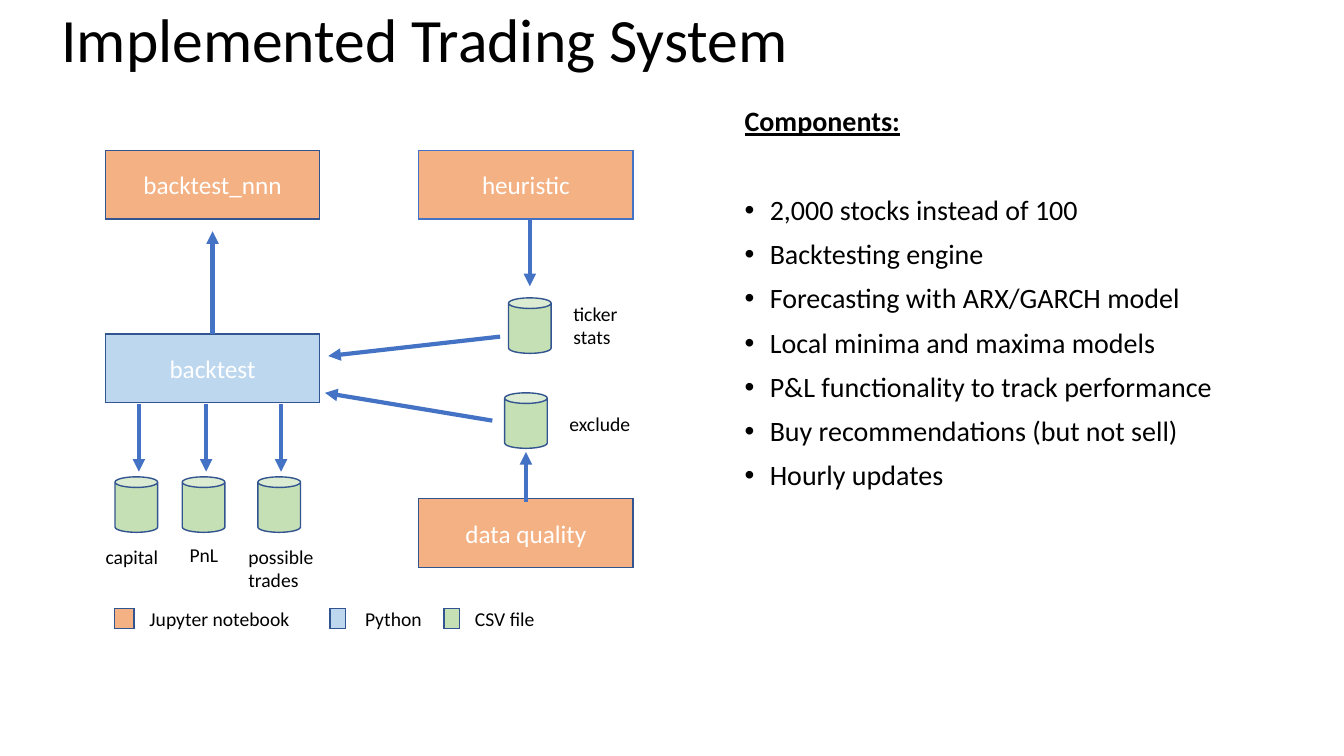
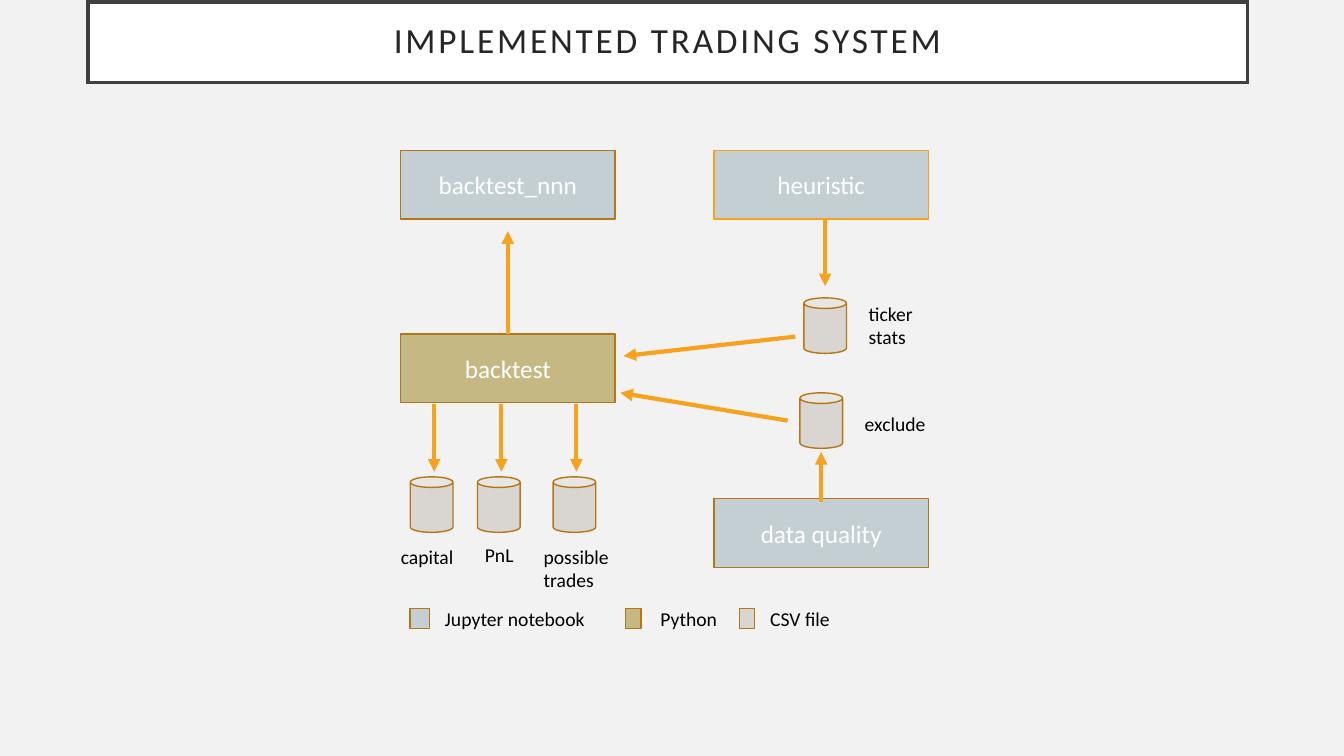
Before and after one commit to frkornet/Stock-Market-Final-Project, a slide deck: slide 5 of Final Project.pptx. Drawn at 1344x756 pixels with LibreOffice and Linux fonts; fonts in the diff are those of the drawing. Boxes give left, top, right and bottom in pixels: in the first picture for what was removed or moved away, otherwise in the second. Text is boxed around its words. In the diff, an @@ line names an element or a change of style, - is before the commit and + after.

```diff
--- a/Final Project.pptx
+++ b/Final Project.pptx
@@ background #FFFFFF to #F2F2F2 @@
@@ title "IMPLEMENTED TRADING SYSTEM": place and size @@
-title "IMPLEMENTED TRADING SYSTEM" at bbox=[61, 19, 787, 73]
+title "IMPLEMENTED TRADING SYSTEM" at bbox=[88, 2, 1247, 83]
@@ title "IMPLEMENTED TRADING SYSTEM" at bbox=[88, 2, 1247, 83]: fill none to #FFFFFF; outline none to #404040 2.5 pt @@
@@ title at bbox=[394, 30, 940, 54]: text changed; size 44 to 25.2 pt; text colour #000000 to #262626 @@
-Implemented Trading System
+IMPLEMENTED TRADING SYSTEM
@@ text removed at bbox=[745, 112, 1211, 490] @@
-Components:
-• 2,000 stocks instead of 100
-• Backtesting engine
-• Forecasting with ARX/GARCH model
-• Local minima and maxima models
-• P&L functionality to track performance
-• Buy recommendations (but not sell)
-• Hourly updates
@@ rectangle "heuristic" at bbox=[714, 150, 929, 219]: fill #F4B183 to #C3CFD3; outline #4472C4 1 pt to #F6A21D 1 pt @@
@@ arrow (508, 334) - (508, 231): stroke #4472C4 3 pt to #F6A21D 3 pt @@
@@ arrow (826, 219) - (826, 286): stroke #4472C4 3 pt to #F6A21D 3 pt @@
@@ rectangle "backtest" at bbox=[400, 334, 615, 402]: fill #BDD7EE to #C5B883; outline #325491 1 pt to #B67815 1 pt @@
@@ arrow (796, 337) - (624, 356): stroke #4472C4 3 pt to #F6A21D 3 pt @@
@@ arrow (435, 404) - (435, 472): stroke #4472C4 3 pt to #F6A21D 3 pt @@
@@ arrow (501, 404) - (501, 472): stroke #4472C4 3 pt to #F6A21D 3 pt @@
@@ arrow (577, 404) - (577, 472): stroke #4472C4 3 pt to #F6A21D 3 pt @@
@@ arrow (787, 420) - (620, 393): stroke #4472C4 3 pt to #F6A21D 3 pt @@
@@ fill #C5E0B4 to #D9D6D1; outline #325491 1 pt to #B67815 1 pt in 6 elements at bbox=[554, 477, 596, 532], bbox=[478, 477, 520, 532], bbox=[410, 477, 453, 532], bbox=[804, 298, 846, 354], bbox=[739, 609, 754, 629], bbox=[801, 393, 843, 449] @@
@@ arrow (822, 502) - (822, 452): stroke #4472C4 3 pt to #F6A21D 3 pt @@
@@ fill #F4B183 to #C3CFD3; outline #325491 1 pt to #B67815 1 pt in 3 elements at bbox=[400, 150, 615, 219], bbox=[714, 499, 929, 568], bbox=[410, 609, 430, 629] @@
@@ 8 texts, 8 arrows, 7 rectangles, 5 cylinders: place and size @@
-8 texts, 8 arrows, 7 rectangles, 5 cylinders at bbox=[105, 150, 633, 629]
+8 texts, 8 arrows, 7 rectangles, 5 cylinders at bbox=[400, 150, 929, 629]
@@ rectangle at bbox=[626, 609, 641, 629]: fill #BDD7EE to #C5B883; outline #325491 1 pt to #B67815 1 pt @@
```
Also in this commit, not shown: 9 other slides changed, 7 other files.
